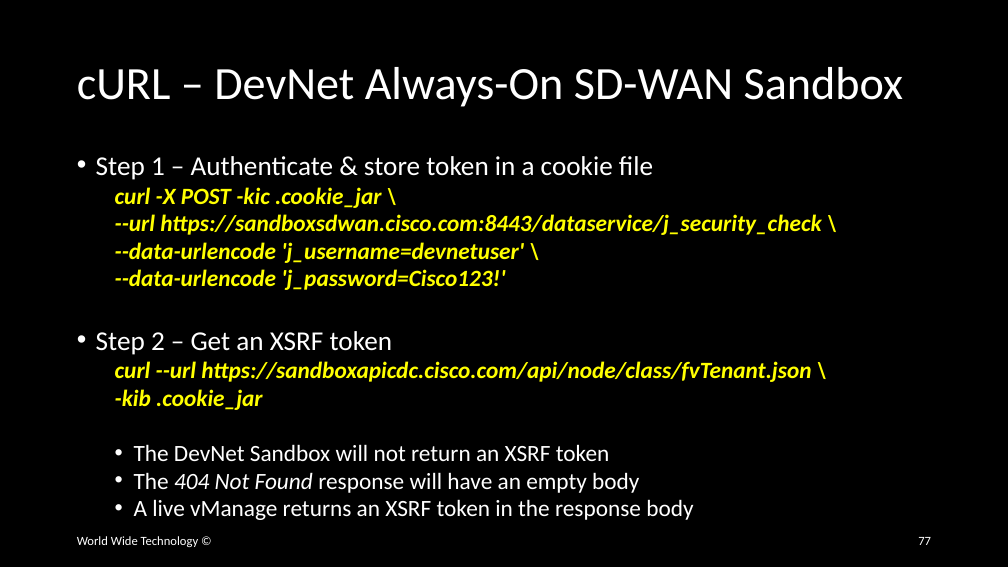
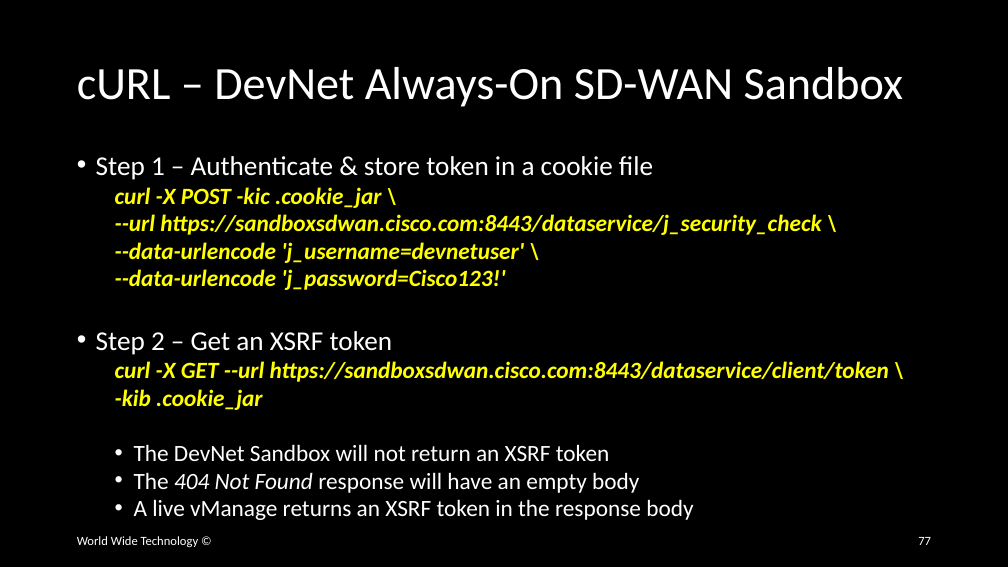
Before and after one commit to wwt/curl-requests-foundations, a slide deck: slide 77 of curl-requests-foundations.pptx. Drawn at 1008x567 pixels with LibreOffice and Linux fonts; fonts in the diff are those of the drawing. Boxes give left, top, right and bottom in pixels: in the first picture for what was removed or moved away, otherwise in the second. Text is boxed around its words. In the diff, an @@ line names an element or a change of style, - is before the commit and + after.

```diff
--- a/curl-requests-foundations.pptx
+++ b/curl-requests-foundations.pptx
@@ text at <box>115,361,889,382</box>: text changed @@
-  curl --url https://sandboxapicdc.cisco.com/api/node/class/fvTenant.json \
+  curl -X GET --url https://sandboxsdwan.cisco.com:8443/dataservice/client/token \
```
Also in this commit, not shown: 4 other slides changed.
